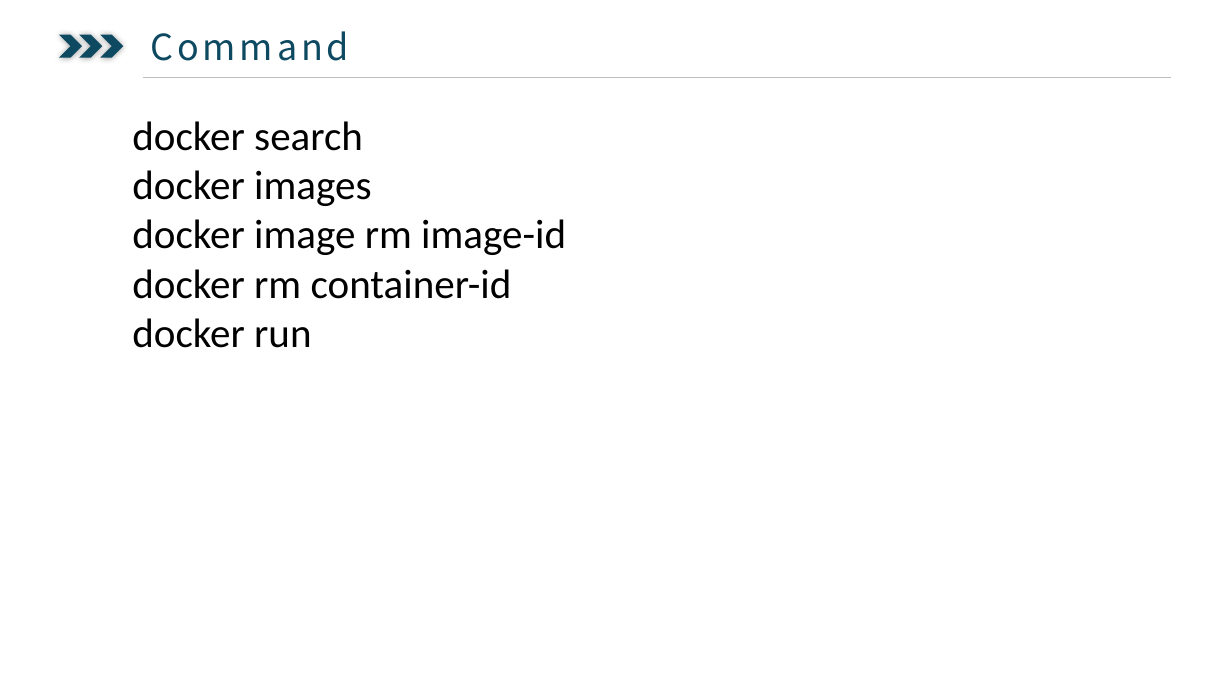
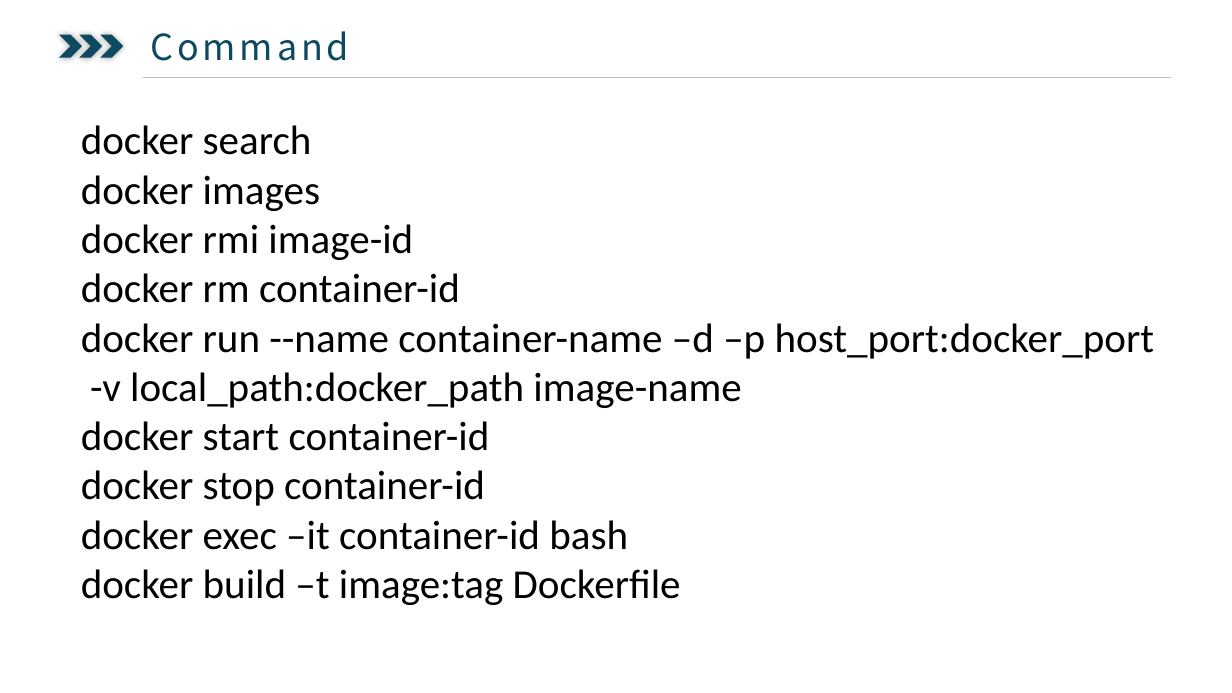
Before and after one commit to ysglyl/ppts, a slide deck: slide 4 of docker.pptx. Drawn at 1232x693 pixels with LibreOffice and Linux fonts; fonts in the diff are those of the drawing. Boxes give left, top, right and bottom in pixels: in the first picture for what was removed or moved away, otherwise in the second. Text is boxed around its words. In the diff, an @@ line names an element or a change of style, - is before the commit and + after.

```diff
--- a/docker.pptx
+++ b/docker.pptx
@@ text "docker search": place and size @@
-text "docker search" at (132,121,566,348)
+text "docker search" at (81,125,1155,605)
@@ text at (81,224,413,260): text changed @@
-docker image rm image-id
+docker rmi image-id
@@ text at (81,323,1155,605): text changed @@
-docker run
+docker run --name container-name –d –p host_port:docker_port
+-v local_path:docker_path image-name
+docker start container-id
+docker stop container-id
+docker exec –it container-id bash
+docker build –t image:tag Dockerfile
```
Also in this commit, not shown: 4 slides added, 3 slides removed, 12 other files.
